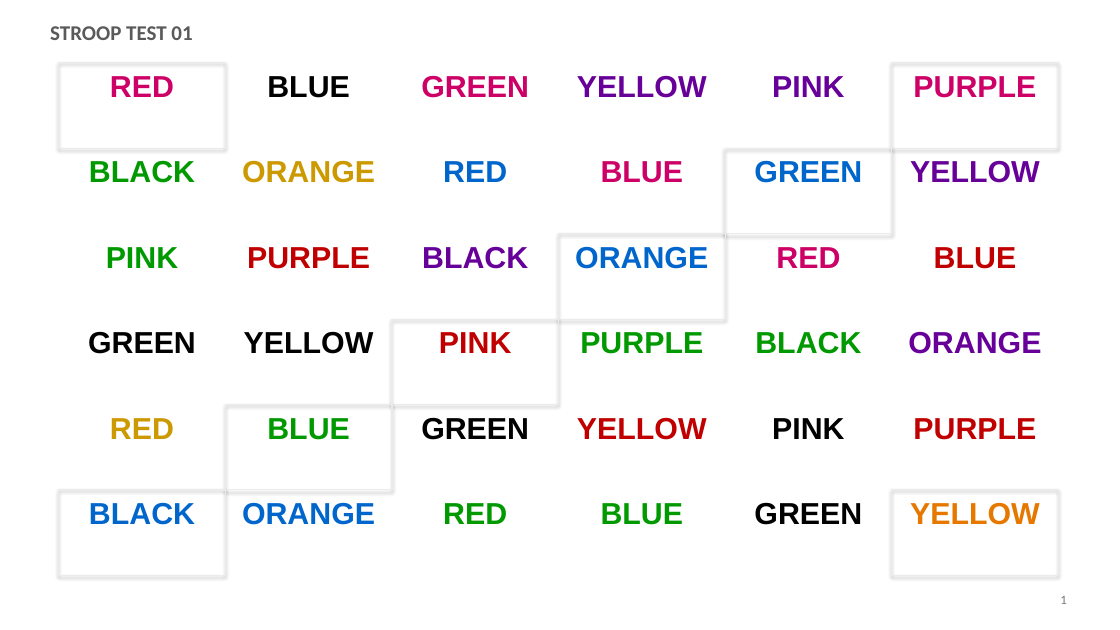
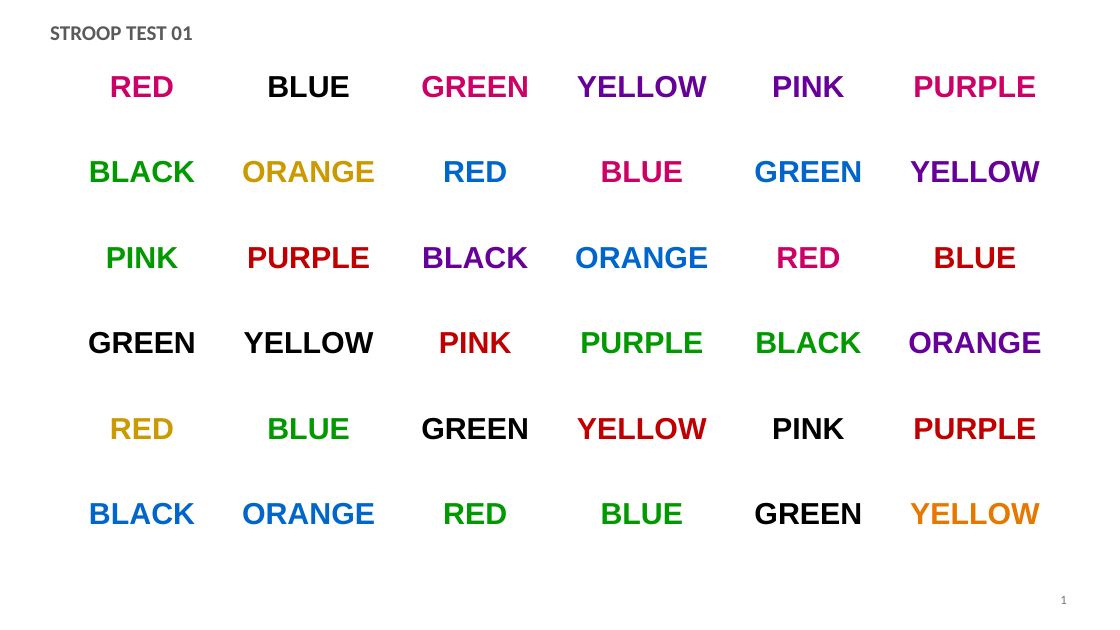
Before and after one commit to ShubhamP37048/Socket-Programming, a slide deck: slide 1 of docs/stroop-test-30-slides.pptx. Drawn at 1120x630 pixels with LibreOffice and Linux fonts; fonts in the diff are those of the drawing. Boxes give left, top, right and bottom in pixels: in the first picture for what was removed or moved away, otherwise in the second. Text is boxed around its words. In the diff, an @@ line names an element or a change of style, - is before the commit and + after.

```diff
--- a/docs/stroop-test-30-slides.pptx
+++ b/docs/stroop-test-30-slides.pptx
@@ rectangle removed at (x1=59, y1=63, x2=225, y2=149) @@
@@ rectangle removed at (x1=892, y1=63, x2=1059, y2=149) @@
@@ rectangle removed at (x1=725, y1=149, x2=891, y2=234) @@
@@ rectangle removed at (x1=559, y1=234, x2=725, y2=319) @@
@@ rectangle removed at (x1=392, y1=319, x2=559, y2=405) @@
@@ rectangle removed at (x1=225, y1=405, x2=392, y2=491) @@
@@ rectangle removed at (x1=59, y1=490, x2=225, y2=576) @@
@@ rectangle removed at (x1=892, y1=490, x2=1059, y2=576) @@
```
Also in this commit, not shown: 29 other slides changed, 1 other file.
